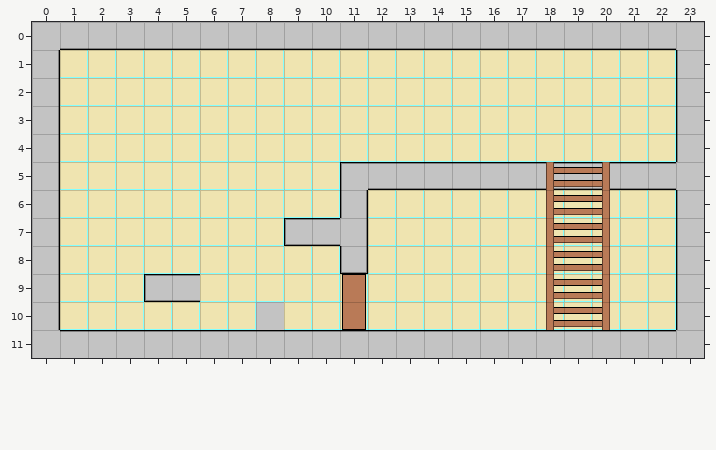
Tiled map, stored at build/maps/test.tmx. Above, as it was before the edit.
Cells are 32x32 px. Shown: x 0..23, y 0..11.
Once edited:
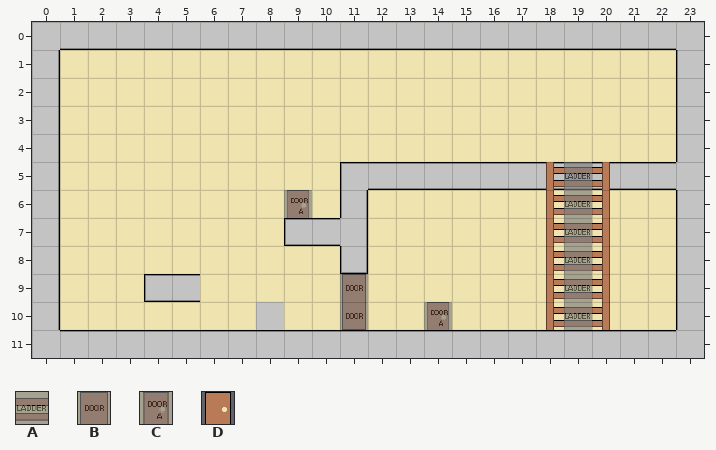
Key: from "tiles": A 20, B 21, C 22, D 23 "background_door".
_ is an empty cell.
Tiles of an added or newly shown layer are drawn over the layers below it.
See-through tiles are keyed as they look on the map.
Change:
Layer "foreground":
Tile D is added in row 6 at x 9; in row 10 at x 14.
Layer "event" (added):
Tile A is added in rows 5 to 10 at x 19.
Tile B is added in rows 9 to 10 at x 11.
Tile C is added in row 6 at x 9; in row 10 at x 14.
Pixel boxes of the changes (left, top, right, bottom) in both pictures:
added: (564, 162, 592, 330)
added: (284, 190, 312, 218)
added: (340, 274, 368, 330)
added: (424, 302, 452, 330)
